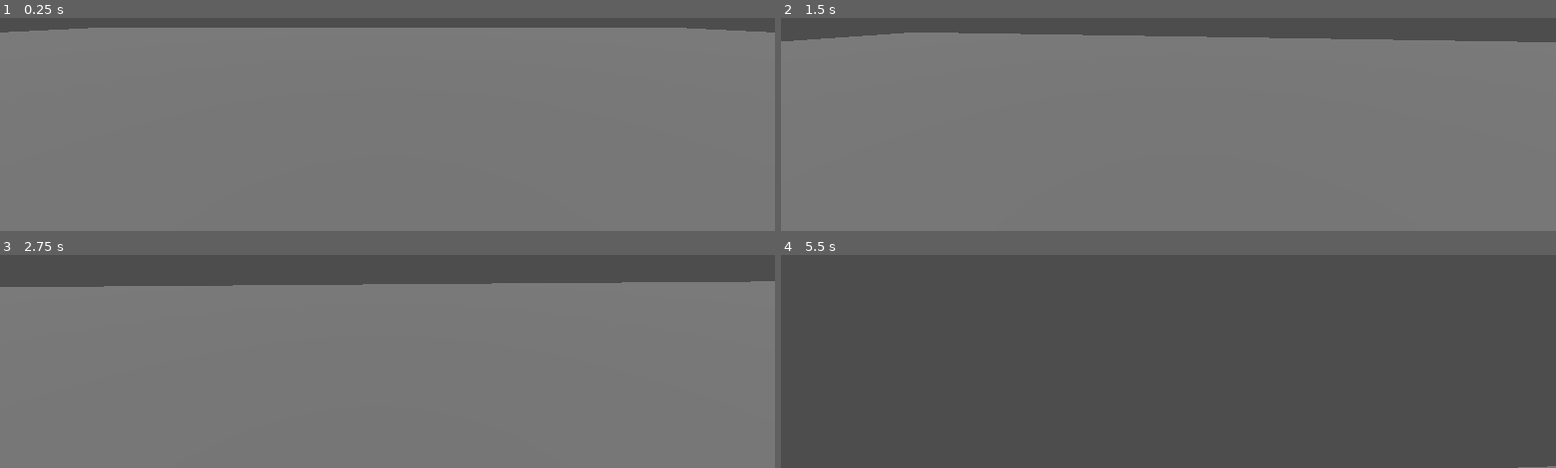
Above: before the commit, frames 1-4 (two rows, left to right).
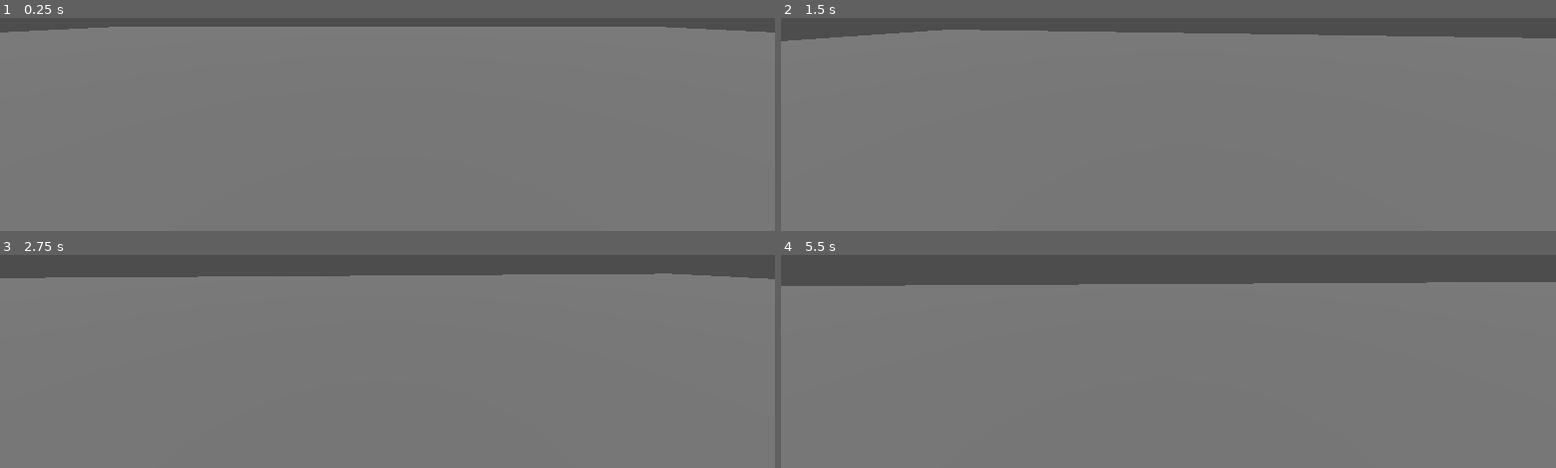
Above: after the commit, the same moments.

Repository: ROKAMETISM/3DPractice1
Game: Godot game, scene res://Scenes/world.tscn
Two runs of this game, one before a commit and one after it. Both use one fixed random seed, a clock stepped at 60 frames per second and the inputs below.
Inputs (mouse positions are in pixels of both pictures, inside the frame that each line leads up to):
- Up to frame 1 (0.25 s): no input
- Up to frame 2 (1.5 s): tap Enter at 0.5 s; move the mouse to (outside the picture) at 0.52 s; hold Shift (sprint) 0.53-1.28 s; hold W (move_forward) from 0.53 s (still down); tap Space (jump) at 0.77 s; move the mouse to (outside the picture) at 1.27 s; tap Shift (sprint) at 1.35 s
- Up to frame 3 (2.75 s): keep holding W (move_forward); tap Space (jump) at 1.52 s; move the mouse to (outside the picture) at 2.02 s; hold Shift (sprint) from 2.03 s (still down)
- Up to frame 4 (5.5 s): keep holding W (move_forward); move the mouse to (1160, 257) at 2.77 s; release Shift (sprint) at 2.78 s; tap Shift (sprint) at 2.85, 4.35 s; tap Space (jump) at 3.02, 3.77, 4.52 s; move the mouse to (1222, 255) at 3.52 s; hold Shift (sprint) 3.53-4.28 s; move the mouse to (outside the picture) at 4.27 s; move the mouse to (outside the picture) at 5.02 s; hold Shift (sprint) from 5.03 s (still down)

The runs differ from the first frame. In frame 1, 0.3% of the frame differs, in the area x 14-86%, y 4-5%; in frame 2, 1.4%; in frame 3, 3.9%; in frame 4, 86%, in the area x 0-100%, y 12-100%.

Commit message:
Implement Camera FOV change according to speed

Diff:
--- a/Scripts/player.gd
+++ b/Scripts/player.gd
@@ -5,6 +5,9 @@
 const SPRINT_SPEED := 7.0
 const JUMP_VELOCITY := 4.5
 const SENSITIVITY := 0.003
+const AIRCONTROL := 2.0
+const BASE_FOV := 75.0
+const FOV_MODIFIER := 1.5
 #Get the gravity from the project settings to be synced with Rigidbody nodes.
 var gravity : float = ProjectSettings.get_setting("physics/3d/default_gravity")
 @onready var headpivot = %HeadPivot
@@ -32,10 +35,18 @@
 	#As good practice, you should replace UI actions with custom gameplay actions.
 	var input_dir = Input.get_vector("move_left", "move_right", "move_forward", "move_backward")
 	var direction = (headpivot.transform.basis * Vector3(input_dir.x, 0, input_dir.y)).normalized()
-	if direction :
-		velocity.x = direction.x * speed
-		velocity.z = direction.z * speed
+	if not is_on_floor():
+		velocity.x = lerp(velocity.x, direction.x * speed, delta * AIRCONTROL)
+		velocity.z = lerp(velocity.z, direction.x * speed, delta * AIRCONTROL)
 	else:
-		velocity.x = 0.0
-		velocity.z = 0.0
+		if direction :
+			velocity.x = direction.x * speed
+			velocity.z = direction.z * speed
+		else:
+			velocity.x = 0.0
+			velocity.z = 0.0
+	#FOV
+	var velocity_clamped = clamp(velocity.length(), 0.5, SPRINT_SPEED * 2)
+	var target_fov = BASE_FOV + FOV_MODIFIER * velocity_clamped
+	camera.fov = lerp(camera.fov, target_fov, delta * 8.0)
 	move_and_slide()
